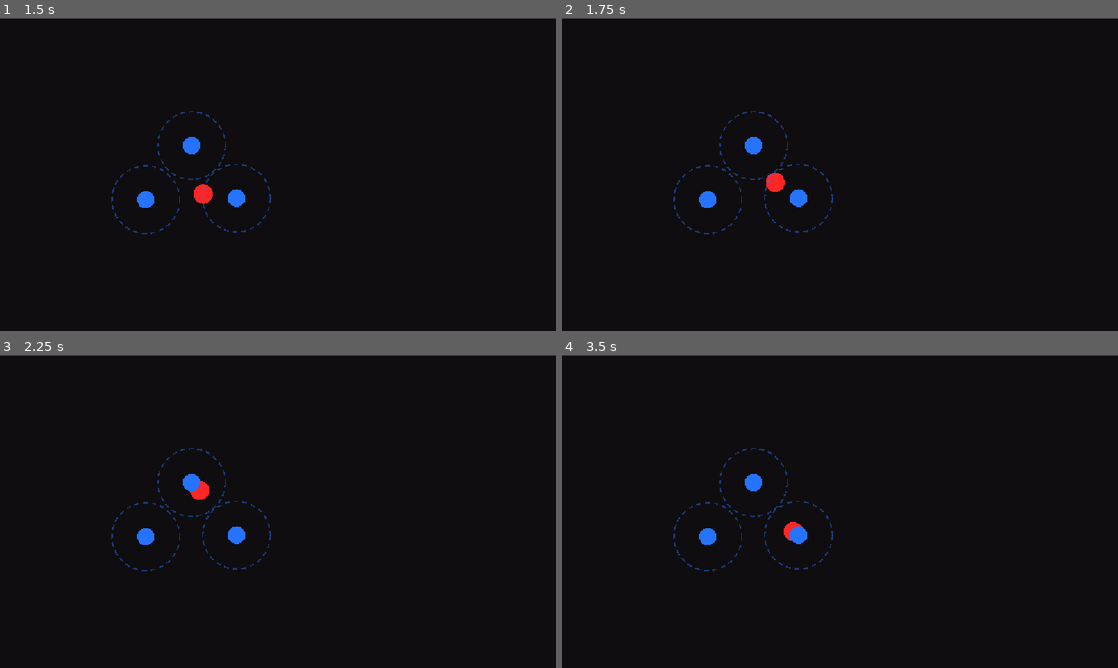
Above: before the commit, frames 1-4 (two rows, left to right).
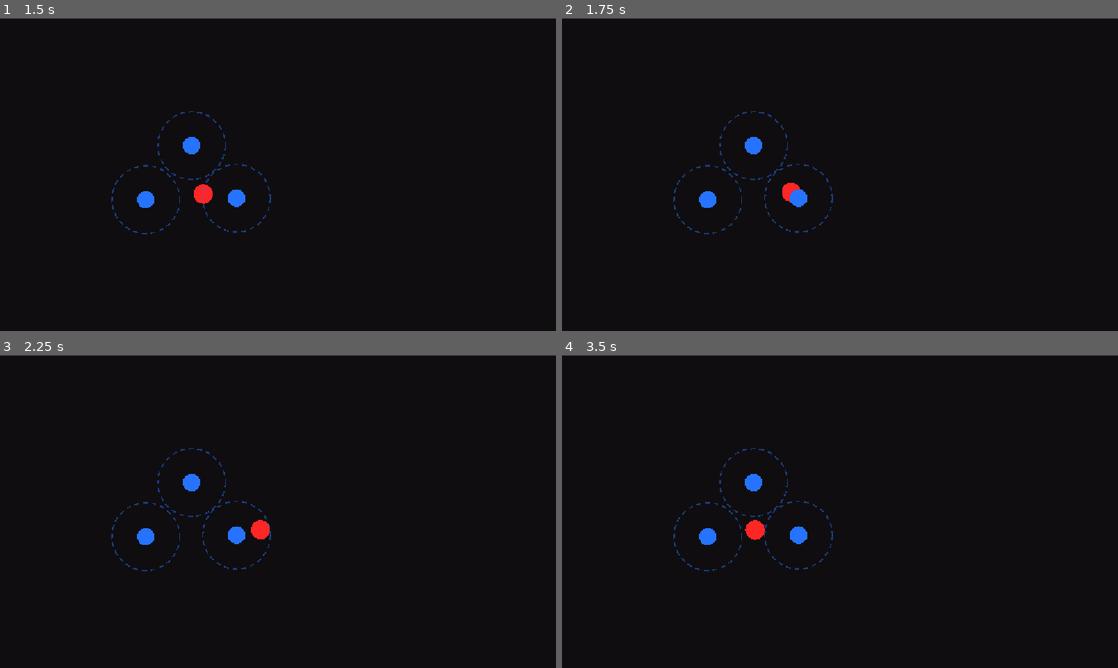
Above: after the commit, the same moments.

Repository: e-neuf/summer-summit-game-jam
Game: Godot game, scene res://levels/Level1.tscn
The game is run twice, just before and just after one commit, with the same random seed, the same clock (stepped at 60 frames per second) and the same inputs. This scene is started directly instead of the project's main scene. The engine's default icon, where the game draws it, is replaced by a stand-in: a white triangle on a blue panel in a dark square.
Inputs (mouse positions are in pixels of both pictures, inside the frame that each line leads up to):
- Up to frame 1 (1.5 s): move the mouse to (144, 199) at 0.52 s; press the mouse at (144, 199) at 0.53 s; hold Right (move_right) from 0.53 s (still down); move the mouse to (189, 146) at 1.27 s; release the mouse at (189, 146) at 1.28 s; tap Space (flip_polarity) at 1.35 s
- Up to frame 2 (1.75 s): keep holding Right (move_right); click (751, 146) at 1.55 s
- Up to frame 3 (2.25 s): move the mouse to (239, 536) at 2.02 s; release Right (move_right) at 2.03 s; press the mouse at (239, 536) at 2.03 s; hold Left (move_left) from 2.03 s (still down)
- Up to frame 4 (3.5 s): keep holding Left (move_left); move the mouse to (867, 511) at 2.77 s; release the mouse at (867, 511) at 2.78 s; click (867, 511) at 2.85 s

Frame 1 is identical in both runs. In frame 2, 0.3% of the frame differs, in the area x 36-43%, y 49-59%; in frame 3, 0.3%, in the area x 34-49%, y 40-59%; in frame 4, 0.2%.

Commit message:
fixed range issue

Diff:
--- a/scripts/magentic_poles.gd
+++ b/scripts/magentic_poles.gd
@@ -67,7 +67,7 @@
 func _on_self_clicked(viewport: Node, event: InputEvent, shape_idx: int):
 	if event.is_action_pressed("mouse_click"):
 		print("help "+ self.name)
-		if (polarity != Global.Main_character.polarity):
+		if (polarity != Global.Main_character.polarity && Global.MC_magnets_in_range.rfind(self)!=-1):
 			print("I am attractive")
 			Global.Current_Attraction=self;
 		else:
--- a/scripts/main_character.gd
+++ b/scripts/main_character.gd
@@ -17,20 +17,20 @@
 
 var polarity: int = 1
 var flip_cooldown: float = 0.0
-var magnets_in_range=Global.MC_magnets_in_range
-var attract_mag_in_range=Global.MC_attract_magnets_in_range
+#var magnets_in_range=Global.MC_magnets_in_range
+#var attract_mag_in_range=Global.MC_attract_magnets_in_range
 
 func register_magnet(m) -> void:
-	magnets_in_range.append(m)
+	Global.MC_magnets_in_range.append(m)
 
 func unregister_magnet(m) -> void:
-	magnets_in_range.erase(m)
+	Global.MC_magnets_in_range.erase(m)
 
 func add_attract_mag(m)-> void:
-	attract_mag_in_range.append(m)
+	Global.MC_attract_magnets_in_range.append(m)
 
 func kill_attract_mag(m)-> void:
-	attract_mag_in_range.erase(m)
+	Global.MC_attract_magnets_in_range.erase(m)
 
 func _get_color() -> Color:
 	return POSITIVE_COLOR if polarity > 0 else NEGATIVE_COLOR
@@ -61,10 +61,11 @@
 	var nearest = null
 	var nearest_dist = INF
 	# program that if they are all in range, and they repell you, otherwise you can click on them to attract to them.
-	for mag in magnets_in_range:
+	for mag in Global.MC_magnets_in_range:
 		if not is_instance_valid(mag):
 			continue
 		else:
+			print(mag.name)
 			if(mag.polarity==polarity):
 				print("Being repelled by %s" % mag.name)
 				var away = global_position - mag.global_position
